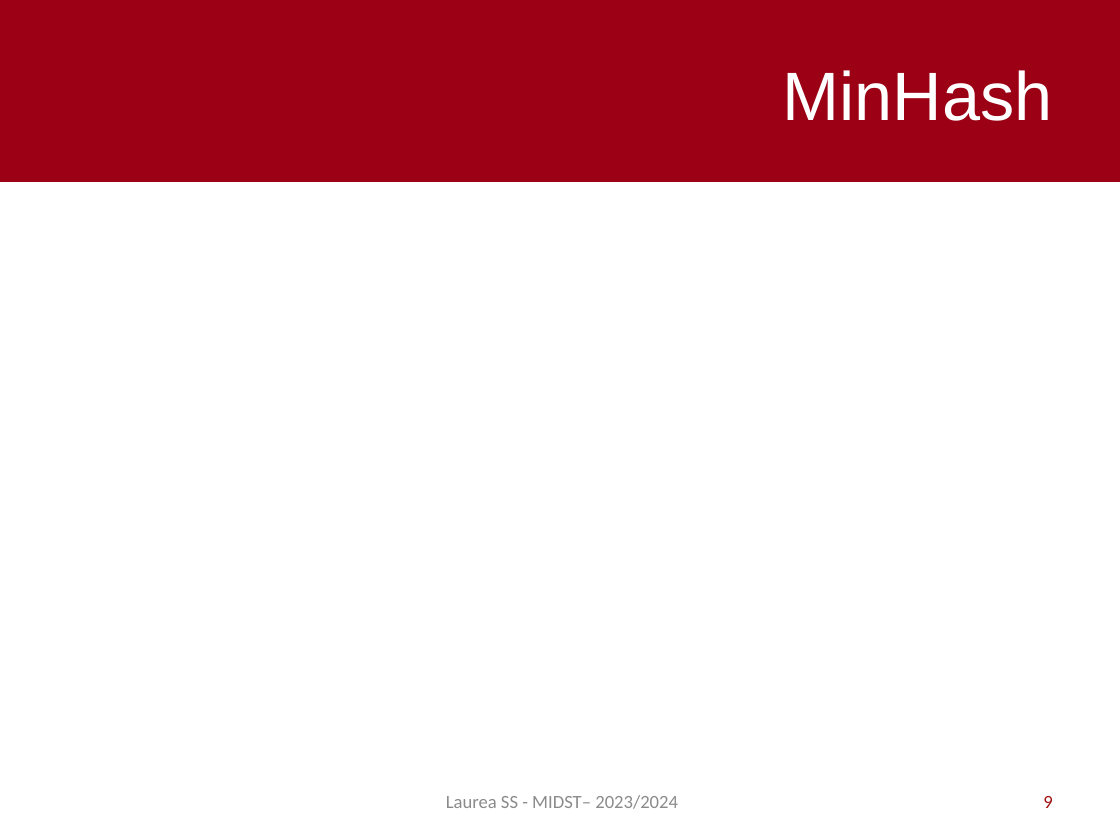
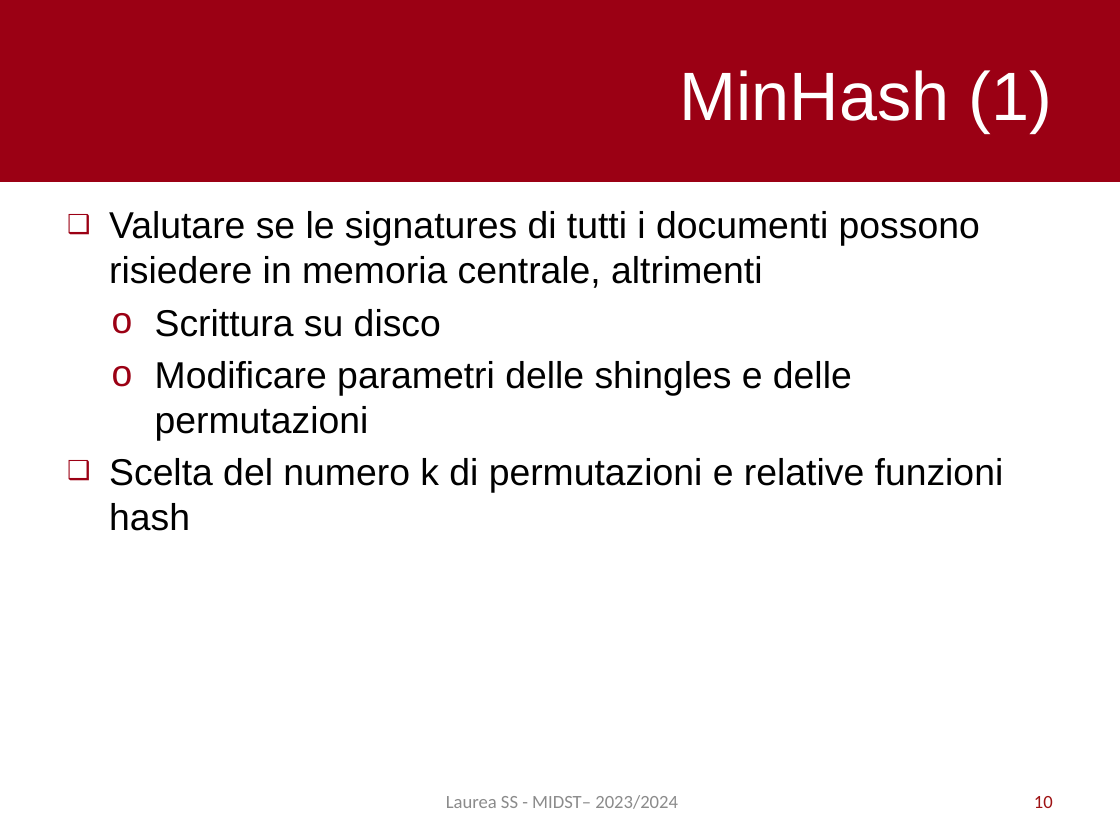
Before and after one commit to pietro-stangherlin/near_duplicate_doc_lsh, a slide deck: slide 10 of slides/ita/slides_ita.pptx (slide 9 before the commit). Drawn at 1120x840 pixels with LibreOffice and Linux fonts; fonts in the diff are those of the drawing. Boxes give left, top, right and bottom in pixels: in the first picture for what was removed or moved away, otherwise in the second. Text is boxed around its words. In the diff, an @@ line names an element or a change of style, - is before the commit and + after.

Commit message:
Added slides about Shingles,MinHash, LSH and added slide_ita.pdf

```diff
--- a/slides/ita/slides_ita.pptx
+++ b/slides/ita/slides_ita.pptx
@@ title at <box>680,70,1053,132</box>: text changed @@
-MinHash
+MinHash (1)
@@ text added at <box>109,211,1004,531</box>, 24 pt, text #000000 @@
+❑ Valutare se le signatures di tutti i documenti possono risiedere in memoria centrale, altrimenti
+  o Scrittura su disco
+  o Modificare parametri delle shingles e delle permutazioni
+❑ Scelta del numero k di permutazioni e relative funzioni hash
@@ page number at <box>1034,796,1053,808</box>: text changed @@
-9
+10
```
Also in this commit, not shown: 3 other slides changed, 2 slides added.
